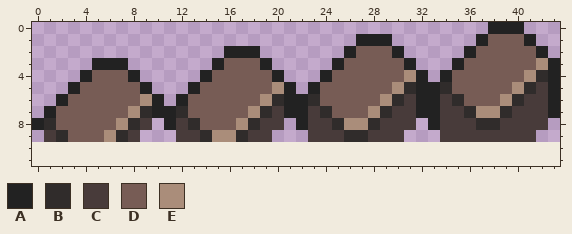
Pixel-art sprite, stored at assets/specials/fissure_trail_6.png. Above, as it was before the edit.
The file is 44x10 pixels. The old version is drawn lined up with the new one, on the new canvas.
Palette (. is transparent): A #222222  B #302c2b  C #483b3a  D #775c55  E #aa8d7a
Pixels before, first column x 0:
 0 ......................................AAA...
 1 ...........................AAA.......ADDDA..
 2 ................AAA.......ADDDA.....ADDDDDA.
 3 .....AAA.......ADDDA.....ADDDDDA...ADDDDDDEA
 4 ....ADDDA.....ADDDDDA...ADDDDDDEA.ADDDDDDEBA
 5 ...ADDDDDA...ADDDDDDEA.ADDDDDDEBAABDDDDDEBCA
 6 ..ADDDDDDEA.ADDDDDDEBAABDDDDDEBCAACBDDDEBCCA
 7 .ADDDDDDEBAABDDDDDEBCAACBDDDEBCCAACCBEEBCCCA
 8 ABDDDDDEBC.ACBDDDEBCC.ACCBEEBCCC.ACCCBBCCCC.
 9 .CBDDDEBC...CCBEEBCC...CCCBBCCC...CCCCCCCC..
And afterwards:
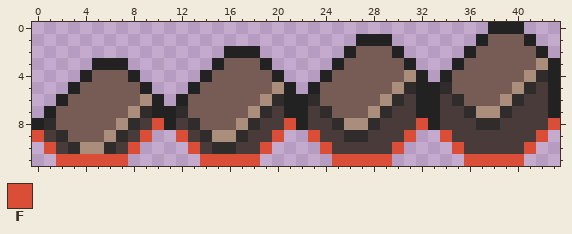
Colours new in this view: F #da4e38
The edit:
canvas 44x10 -> 44x12
y 8: x 10 . -> F; x 21 . -> F; x 32 . -> F; x 43 . -> F
y 9: x 0 . -> F; x 9 . -> F; x 12 C -> F; x 20 . -> F; x 23 C -> F; x 31 . -> F; x 34 C -> F; x 42 . -> F
y 10: x 1..8 ........ -> FCBEEBCF; x 13..19 ....... -> FCBBCCF; x 24..30 ....... -> FCCCCCF; x 35..41 ....... -> FCCCCCF
y 11: x 2..7 ...... -> FFFFFF; x 14..18 ..... -> FFFFF; x 25..29 ..... -> FFFFF; x 36..40 ..... -> FFFFF
